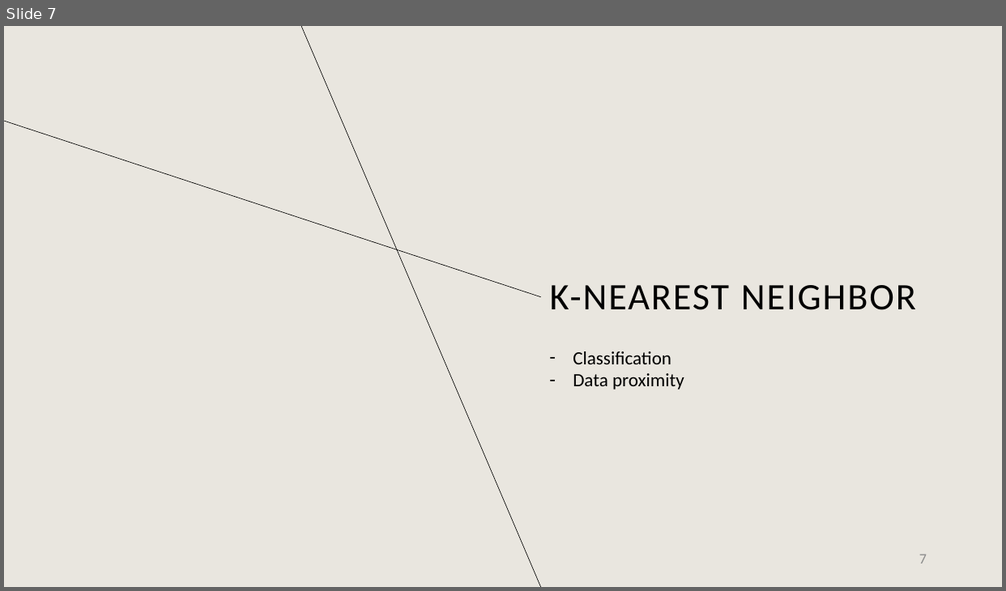
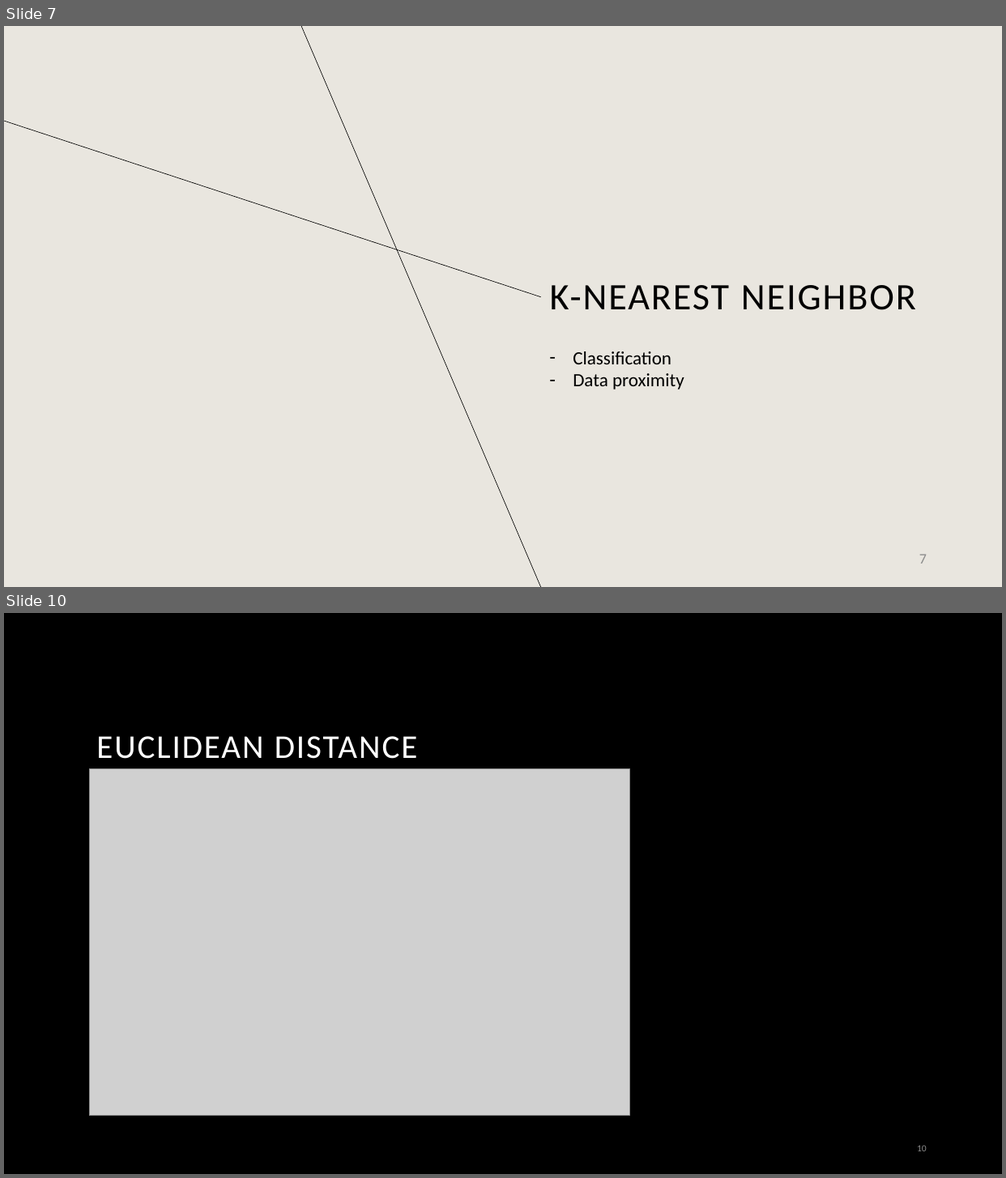
Before and after one commit to Hugo-Leyx-valade/projet-ML, a slide deck: Spotiflop_ML.pptx. Shown one above the other, each under a label of ours: slide 7 before the commit, slides 7 and 10 after it; the slides between them are not shown. The pictures are 1006x591 and 1006x1178 pixels, drawn with LibreOffice and Linux fonts; fonts in the diff are those of the drawing; grey boxes stand for pictures; background and template pictures are left out. Boxes give left, top, right and bottom in pixels: in the first picture for what was removed or moved away, otherwise in the second. Text is boxed around its words. In the diff, an @@ line names an element or a change of style, - is before the commit and + after.

```diff
--- a/Spotiflop_ML.pptx
+++ b/Spotiflop_ML.pptx
@@ slide 10 added at <box>4,613,1002,1174</box>, background #000000 @@
@@ text added at <box>96,736,418,759</box>, 32 pt, text #FFFFFF @@
+EUCLIDEAN DISTANCE
@@ picture added at <box>89,769,630,1116</box> @@
@@ page number added at <box>917,1145,927,1152</box>, 9 pt, text #8C8C8C @@
+10
```
Also in this commit, not shown: 1 slide changed, 6 other slides added, 1 slide removed.
